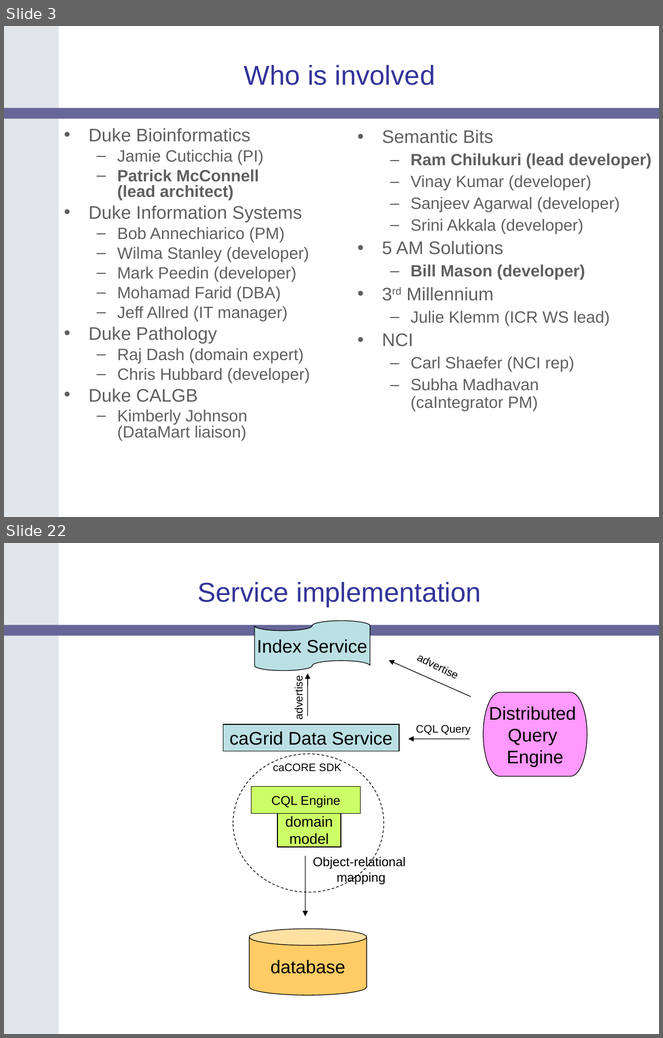
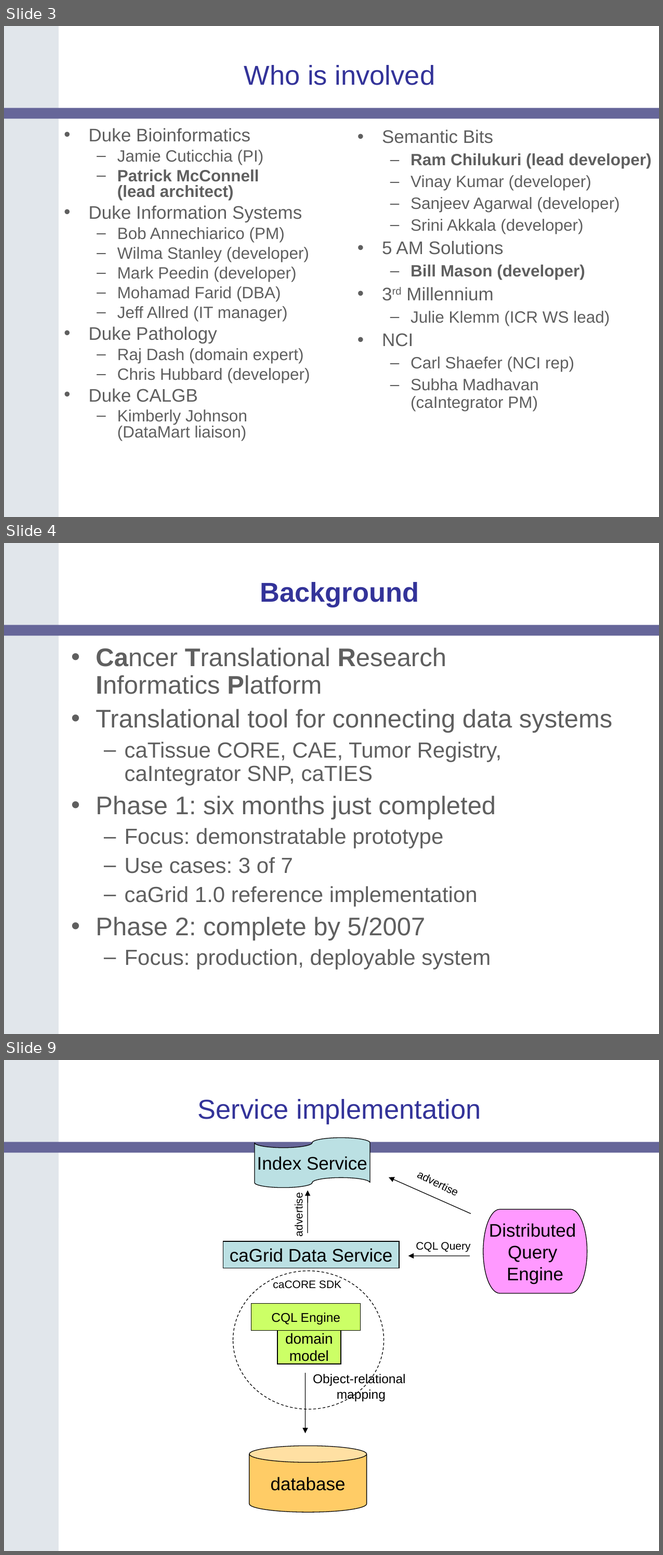
Before and after one commit to NCIP/catrip, a slide deck: catrip/documentation/presentations/silver_review_2006_12_08/catrip_silver_review.ppt. Shown one above the other, each under a label of ours: slides 3 and 22 before the commit, slides 3, 4 and 9 after it; the slides between them are not shown. The pictures are 663x1038 and 663x1555 pixels, drawn with LibreOffice and Linux fonts; fonts in the diff are those of the drawing; background and template pictures are left out. Boxes give left, top, right and bottom in pixels: in the first picture for what was removed or moved away, otherwise in the second. Text is boxed around its words. In the diff, an @@ line names an element or a change of style, - is before the commit and + after.

```diff
--- a/catrip/documentation/presentations/silver_review_2006_12_08/catrip_silver_review.ppt
+++ b/catrip/documentation/presentations/silver_review_2006_12_08/catrip_silver_review.ppt
@@ slide 4 added at bbox=[4, 543, 659, 1034], background #FFFFFF; not listed: 2 template elements that a slide beside it also shows @@
@@ title added at bbox=[260, 582, 419, 607], 30 pt, text #333399, bold @@
+Background
@@ text added at bbox=[96, 648, 612, 969], 24 pt, text #5F5F5F @@
+• Cancer Translational Research
+  Informatics Platform
+• Translational tool for connecting data systems
+  – caTissue CORE, CAE, Tumor Registry, caIntegrator SNP, caTIES
+• Phase 1: six months just completed
+  – Focus: demonstratable prototype
+  – Use cases: 3 of 7
+  – caGrid 1.0 reference implementation
+• Phase 2: complete by 5/2007
+  – Focus: production, deployable system
@@ what was slide 22 is now slide 9 @@
```
Also in this commit, not shown: 6 slides changed, 20 other slides added, 16 slides removed.
